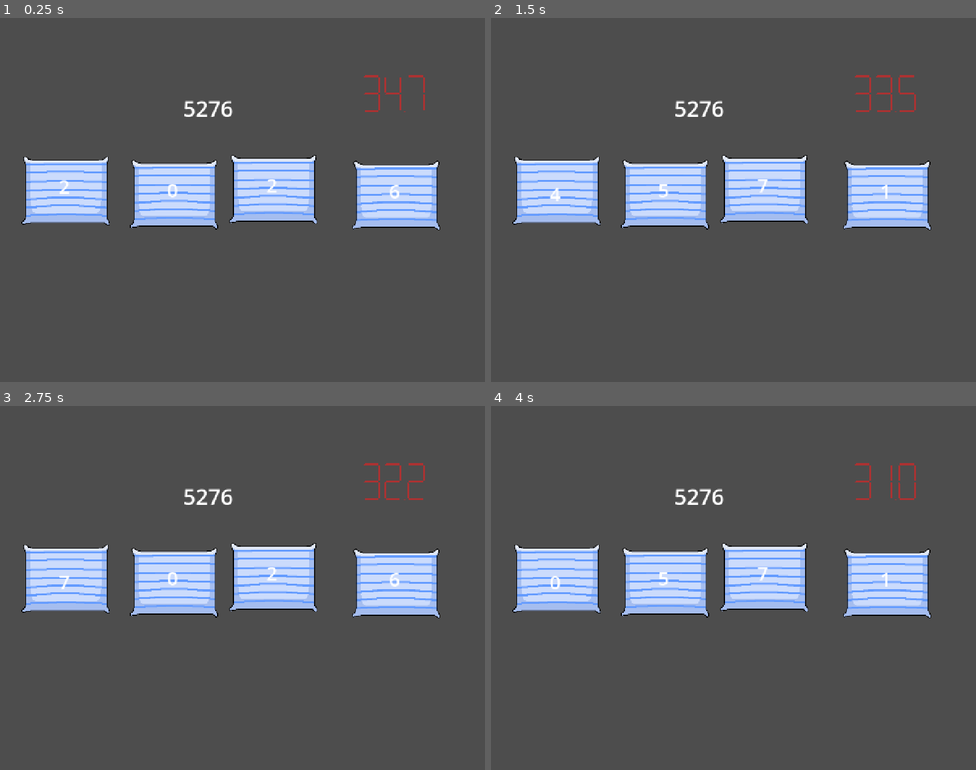
Above: before the commit, frames 1-4 (two rows, left to right).
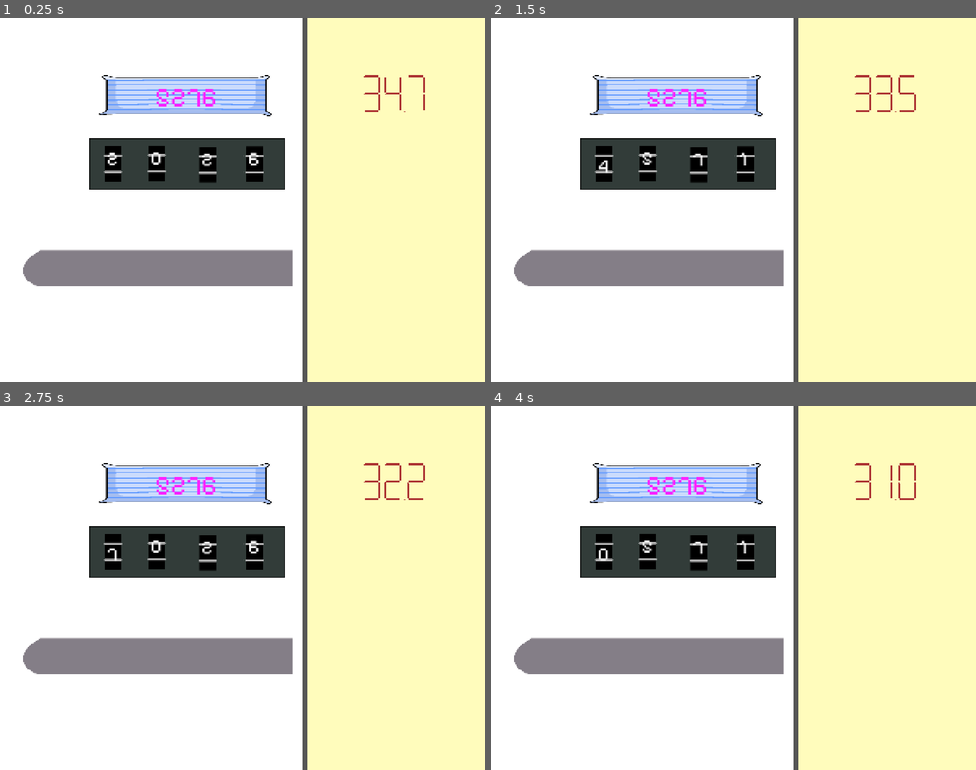
Above: after the commit, the same moments.

Repository: tom-frantz/gmtk-2026
Game: Godot game, scene res://scenes/minigames/keypad/minigame_keypad.tscn
Two runs of this game, one before a commit and one after it. Both use one fixed random seed, a clock stepped at 60 frames per second and the inputs below. This scene is started directly instead of the project's main scene. Sound files missing from this copy of the repository are replaced by a short silence.
Inputs:
- Up to frame 1 (0.25 s): no input
- Up to frame 2 (1.5 s): click "3" at 0.5 s; click "4" at 1.25 s
- Up to frame 3 (2.75 s): click "6" at 2 s
- Up to frame 4 (4 s): click "7" at 2.75 s; click "9" at 3.5 s

The runs differ from the first frame. In frame 1, 99% of the frame differs, in the area x 0-100%, y 0-100%; in frame 2, 99%; in frame 3, 99%; in frame 4, 99%.

Commit message:
added more assets to combination lock

Diff:
--- a/scenes/minigames/keypad/keypad_input.gd
+++ b/scenes/minigames/keypad/keypad_input.gd
@@ -2,6 +2,9 @@
 
 @onready
 var target_code: Label = %target_code
+
+@onready
+var click_sfx: AudioStreamPlayer = %lock_click
 
 var current_digit: int
 var tween: Tween
@@ -94,6 +97,7 @@
         target_code.output_code[3] = -1
 
 func toggle_spin() -> void:
+    click_sfx.play()
     if spinning:
         self.position = start_pos
         spinning = false
--- a/scenes/minigames/keypad/minigame_keypad.tscn
+++ b/scenes/minigames/keypad/minigame_keypad.tscn
@@ -1,95 +1,124 @@
 [gd_scene format=3 uid="uid://dwlopyjkkrhwa"]
 
+[ext_resource type="FontFile" uid="uid://df481jg3bvt8e" path="res://assets/font/PixelifySans.ttf" id="1_4he5q"]
 [ext_resource type="Script" uid="uid://bspfhp6bagput" path="res://scenes/minigames/keypad/target_code.gd" id="1_702ew"]
 [ext_resource type="Script" uid="uid://b6gc7ne04xl1p" path="res://scenes/minigames/keypad/keypad_input.gd" id="2_5nv2i"]
+[ext_resource type="Texture2D" uid="uid://dqxli8dhl1kkk" path="res://assets/keydoor_input.png" id="2_kc2wq"]
 [ext_resource type="Texture2D" uid="uid://bahiswroyi7ed" path="res://assets/pillow.png" id="3_013d1"]
 [ext_resource type="PackedScene" uid="uid://d3qorbs0l4srn" path="res://scenes/common/timer/timer.tscn" id="4_gwdo1"]
 [ext_resource type="Script" uid="uid://dgut0ds5bd0q5" path="res://scripts/minigame_timer.gd" id="5_3v8wq"]
 [ext_resource type="AudioStream" uid="uid://jqhdadky6uci" path="res://assets/sound/fx/fail.wav" id="6_kc2wq"]
 [ext_resource type="AudioStream" uid="uid://c1v77h4rgrwmw" path="res://assets/sound/fx/win_minigame.wav" id="7_3v8wq"]
+[ext_resource type="Texture2D" uid="uid://bwfu22tcwej3v" path="res://assets/keydoor_unfinnished.png" id="8_lkkve"]
+[ext_resource type="AudioStream" uid="uid://bplxqdbc7qayk" path="res://assets/sound/fx/combination lock tick1.wav" id="11_t8owr"]
+[ext_resource type="AudioStream" uid="uid://dwpbxt252x2ge" path="res://assets/sound/fx/combination lock tick2.wav" id="12_cgrn1"]
+[ext_resource type="AudioStream" uid="uid://c3bnx3wnh1l0r" path="res://assets/sound/fx/combination lock tick3.wav" id="13_1s462"]
+[ext_resource type="AudioStream" uid="uid://dgf3oqremby4o" path="res://assets/sound/fx/combination lock tick4.wav" id="14_46n7e"]
+[ext_resource type="AudioStream" uid="uid://bq8bsy0irqugi" path="res://assets/sound/music/guess the combination.wav" id="15_cgrn1"]
+
+[sub_resource type="AudioStreamRandomizer" id="AudioStreamRandomizer_kuy6b"]
+streams_count = 4
+stream_0/stream = ExtResource("11_t8owr")
+stream_1/stream = ExtResource("12_cgrn1")
+stream_2/stream = ExtResource("13_1s462")
+stream_3/stream = ExtResource("14_46n7e")
 
 [node name="MinigameKeypad" type="Node2D" unique_id=230989082]
 
 [node name="target_code" type="Label" parent="." unique_id=1339195271]
 unique_name_in_owner = true
-offset_left = 483.0
-offset_top = 199.0
-offset_right = 683.0
-offset_bottom = 278.0
-theme_override_font_sizes/font_size = 58
+offset_left = 298.0
+offset_top = 167.0
+offset_right = 685.0
+offset_bottom = 246.0
+theme_override_colors/font_color = Color(1, 0.11764706, 1, 1)
+theme_override_colors/font_outline_color = Color(0, 0, 0, 1)
+theme_override_fonts/font = ExtResource("1_4he5q")
+theme_override_font_sizes/font_size = 70
 text = "TARGET CODE"
+horizontal_alignment = 1
 script = ExtResource("1_702ew")
+
+[node name="targe_code_display" type="Sprite2D" parent="target_code" unique_id=1879170066]
+z_index = -1
+position = Vector2(191.25, 37.75)
+scale = Vector2(1.9635193, 0.57650274)
+texture = ExtResource("3_013d1")
 
 [node name="keypad_input_1" type="TextureButton" parent="." unique_id=2069179718]
 z_index = -1
-offset_left = 57.0
-offset_top = 365.0
-offset_right = 290.0
-offset_bottom = 548.0
-texture_normal = ExtResource("3_013d1")
+offset_left = 270.0
+offset_top = 334.0
+offset_right = 327.0
+offset_bottom = 436.0
+texture_normal = ExtResource("2_kc2wq")
 
 [node name="keypad_input_1" type="Label" parent="keypad_input_1" unique_id=76820590]
 layout_mode = 0
-offset_left = 98.0
-offset_top = 45.0
-offset_right = 129.0
-offset_bottom = 114.0
+offset_left = 11.0
+offset_top = 8.0
+offset_right = 41.99999
+offset_bottom = 77.0
+theme_override_fonts/font = ExtResource("1_4he5q")
 theme_override_font_sizes/font_size = 50
 text = "1"
 script = ExtResource("2_5nv2i")
 
 [node name="keypad_input_2" type="TextureButton" parent="." unique_id=1443517244]
 z_index = -1
-offset_left = 343.0
-offset_top = 374.0
-offset_right = 576.0
-offset_bottom = 557.0
-texture_normal = ExtResource("3_013d1")
+offset_left = 386.0
+offset_top = 333.0
+offset_right = 443.0
+offset_bottom = 435.0
+texture_normal = ExtResource("2_kc2wq")
 
 [node name="keypad_input_2" type="Label" parent="keypad_input_2" unique_id=1844358983]
 layout_mode = 0
-offset_left = 98.0
-offset_top = 45.0
-offset_right = 129.0
-offset_bottom = 114.0
+offset_left = 11.0
+offset_top = 8.0
+offset_right = 42.0
+offset_bottom = 77.0
+theme_override_fonts/font = ExtResource("1_4he5q")
 theme_override_font_sizes/font_size = 50
-text = "1"
+text = "2"
 script = ExtResource("2_5nv2i")
 
 [node name="keypad_input_3" type="TextureButton" parent="." unique_id=1998484694]
 z_index = -1
-offset_left = 605.0
-offset_top = 361.0
-offset_right = 838.0
-offset_bottom = 544.0
-texture_normal = ExtResource("3_013d1")
+offset_left = 520.0
+offset_top = 336.0
+offset_right = 577.0
+offset_bottom = 438.0
+texture_normal = ExtResource("2_kc2wq")
 
 [node name="keypad_input_3" type="Label" parent="keypad_input_3" unique_id=394205542]
 layout_mode = 0
-offset_left = 98.0
-offset_top = 45.0
-offset_right = 129.0
-offset_bottom = 114.0
+offset_left = 11.0
+offset_top = 8.0
+offset_right = 42.0
+offset_bottom = 77.0
+theme_override_fonts/font = ExtResource("1_4he5q")
 theme_override_font_sizes/font_size = 50
-text = "1"
+text = "3"
 script = ExtResource("2_5nv2i")
 
 [node name="keypad_input_4" type="TextureButton" parent="." unique_id=2093141585]
 z_index = -1
-offset_left = 929.0
-offset_top = 377.0
-offset_right = 1162.0
-offset_bottom = 560.0
-texture_normal = ExtResource("3_013d1")
+offset_left = 644.0
+offset_top = 335.0
+offset_right = 701.0
+offset_bottom = 437.0
+texture_normal = ExtResource("2_kc2wq")
 
 [node name="keypad_input_4" type="Label" parent="keypad_input_4" unique_id=277790865]
 layout_mode = 0
-offset_left = 98.0
-offset_top = 45.0
-offset_right = 129.0
-offset_bottom = 114.0
+offset_left = 11.0
+offset_top = 8.0
+offset_right = 42.0
+offset_bottom = 77.0
+theme_override_fonts/font = ExtResource("1_4he5q")
 theme_override_font_sizes/font_size = 50
-text = "1"
+text = "4"
 script = ExtResource("2_5nv2i")
 
 [node name="LevelTimer" parent="." unique_id=1923668992 instance=ExtResource("4_gwdo1")]
@@ -142,6 +171,19 @@
 unique_name_in_owner = true
 stream = ExtResource("7_3v8wq")
 
+[node name="background" type="Sprite2D" parent="." unique_id=1874773272]
+z_index = -2
+position = Vector2(640, 480)
+texture = ExtResource("8_lkkve")
+
+[node name="lock_click" type="AudioStreamPlayer" parent="." unique_id=1735227860]
+unique_name_in_owner = true
+stream = SubResource("AudioStreamRandomizer_kuy6b")
+
+[node name="background_music" type="AudioStreamPlayer" parent="." unique_id=1500708111]
+unique_name_in_owner = true
+stream = ExtResource("15_cgrn1")
+
 [connection signal="pressed" from="keypad_input_1" to="keypad_input_1/keypad_input_1" method="_on_keypad_input_1_pressed"]
 [connection signal="pressed" from="keypad_input_2" to="keypad_input_2/keypad_input_2" method="_on_keypad_input_2_pressed"]
 [connection signal="pressed" from="keypad_input_3" to="keypad_input_3/keypad_input_3" method="_on_keypad_input_3_pressed"]
--- a/scenes/minigames/keypad/target_code.gd
+++ b/scenes/minigames/keypad/target_code.gd
@@ -1,4 +1,6 @@
 extends Label
+@onready
+var bgm: AudioStreamPlayer = %background_music
 
 var target_code: Array[int] = [0, 0, 0, 0]
 var output_code: Array[int] = [-1, -1, -1, -1]
@@ -11,6 +13,8 @@
 
 # Called every frame. 'delta' is the elapsed time since the previous frame.
 func _process(_delta: float) -> void:
+    if !bgm.playing:
+        bgm.play()
     # print(output_code)
     if output_code == target_code:
         win()
Binary file added: assets/keydoor_input.ase
Binary file added: assets/keydoor_input.png
Not shown, added: assets/keydoor_input.png.import
Binary file added: assets/keydoor_unfinnished.png
Not shown, added: assets/keydoor_unfinnished.png.import
Not shown, added: assets/sound/fx/clock ticking1.wav.import
Not shown, added: assets/sound/fx/combination lock tick1.wav.import
Not shown, added: assets/sound/fx/combination lock tick2.wav.import
Not shown, added: assets/sound/fx/combination lock tick3.wav.import
Not shown, added: assets/sound/fx/combination lock tick4.wav.import
Not shown, added: assets/sound/music/guess the combination.wav.import
Not shown, added: assets/sound/music/smashing fingers.wav.import
